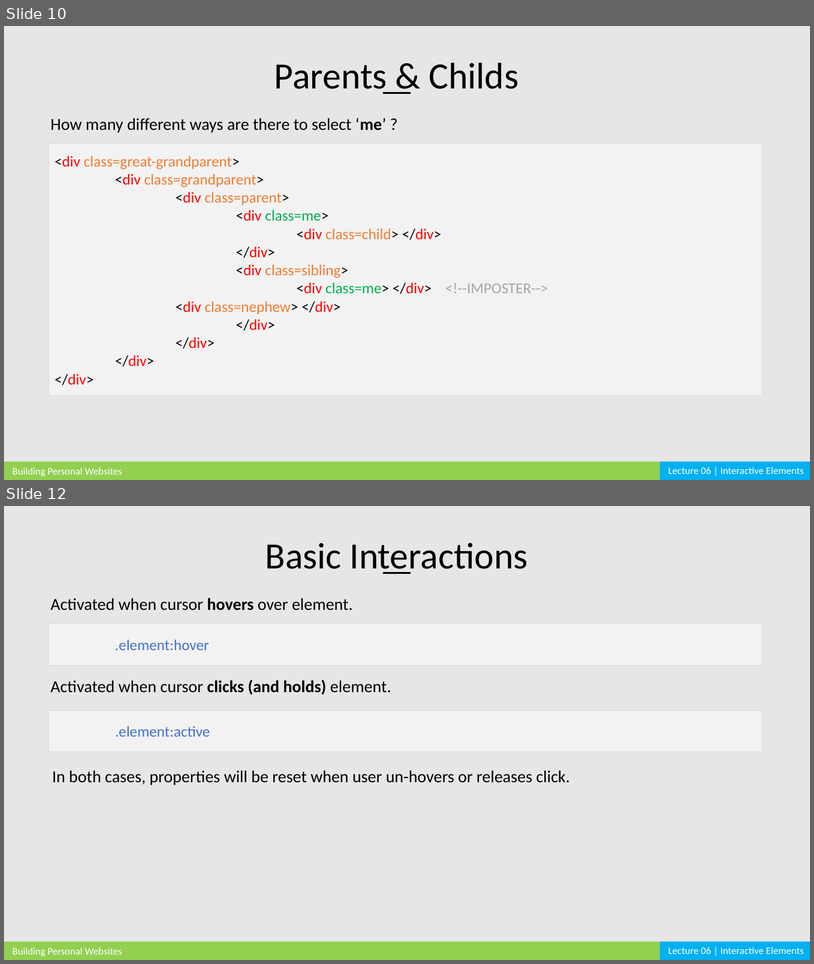
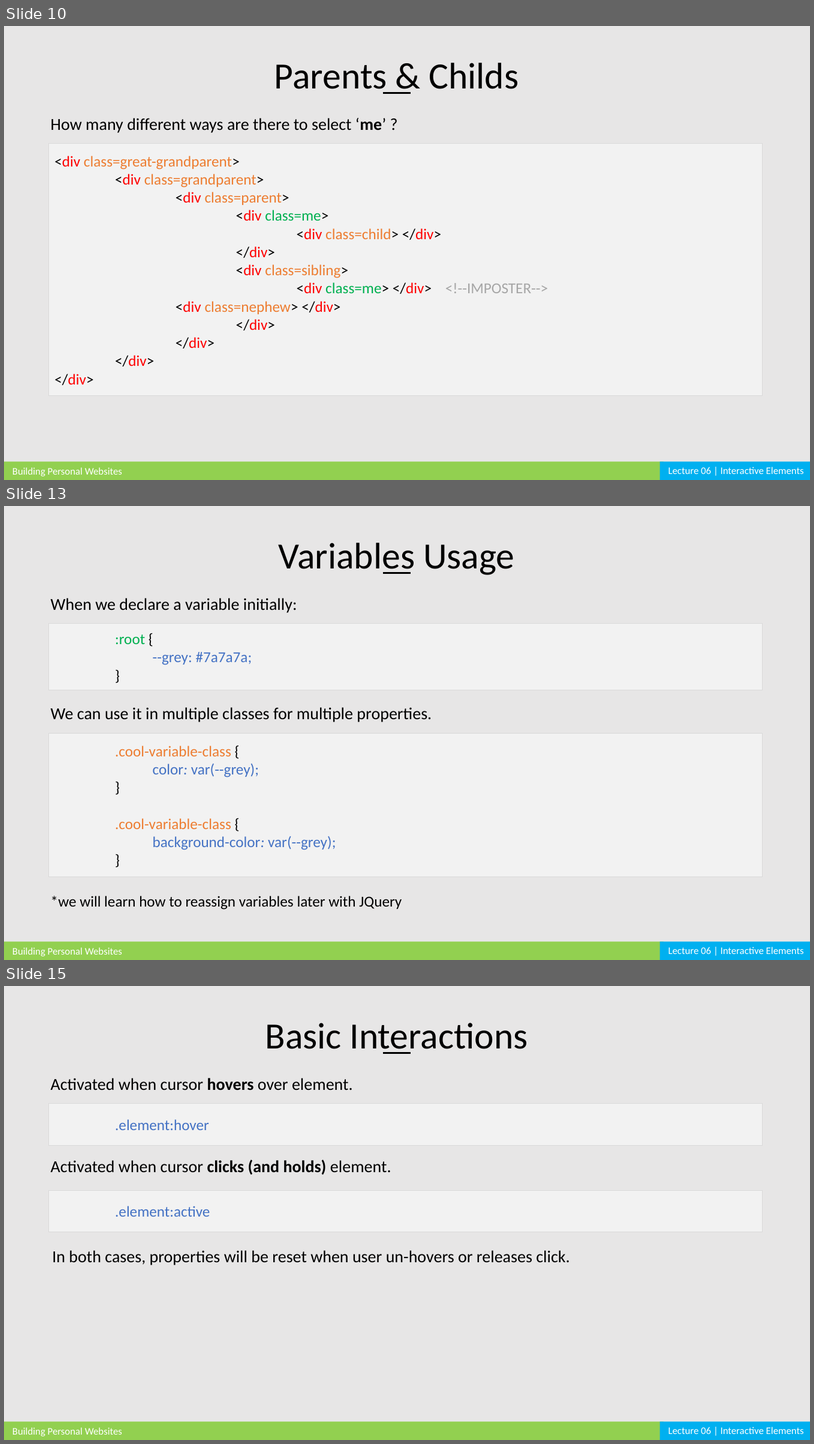
Before and after one commit to cardadfar/stuco_webdev_website, a slide deck: assets/lectures/BPW_Lecture_06.pptx. Shown one above the other, each under a label of ours: slides 10 and 12 before the commit, slides 10, 13 and 15 after it; the slides between them are not shown. The pictures are 814x964 and 814x1444 pixels, drawn with LibreOffice and Linux fonts; fonts in the diff are those of the drawing. Boxes give left, top, right and bottom in pixels: in the first picture for what was removed or moved away, otherwise in the second. Text is boxed around its words. In the diff, an @@ line names an element or a change of style, - is before the commit and + after.

```diff
--- a/assets/lectures/BPW_Lecture_06.pptx
+++ b/assets/lectures/BPW_Lecture_06.pptx
@@ slide 13 added at box(4, 506, 810, 960), background #E7E6E6 @@
@@ text added at box(279, 543, 515, 575), 44 pt, text #000000 @@
+Variables Usage
@@ line added from (383, 573) to (411, 573), #000000 2.25 pt @@
@@ text added at box(51, 598, 297, 613), 20 pt, text #000000 @@
+When we declare a variable initially:
@@ rectangle added at box(49, 624, 762, 690), fill #F2F2F2, outline #D9D9D9 0.25 pt, 18 pt, text #4472C4 @@
+:root {
+--grey: #7a7a7a;
+}
@@ text added at box(51, 707, 432, 722), 20 pt, text #000000 @@
+We can use it in multiple classes for multiple properties.
@@ rectangle added at box(49, 733, 762, 877), fill #F2F2F2, outline #D9D9D9 0.25 pt, 18 pt, text #4472C4 @@
+.cool-variable-class {
+color: var(--grey);
+}
+.cool-variable-class {
+background-color: var(--grey);
+}
@@ text added at box(51, 895, 402, 909), 18 pt, text #000000 @@
+*we will learn how to reassign variables later with JQuery
@@ rectangle added at box(4, 942, 664, 960), fill #92D050 @@
@@ text added at box(12, 947, 122, 956), 12 pt, text #FFFFFF @@
+Building Personal Websites
@@ rectangle added at box(660, 942, 810, 960), fill #00B0F0 @@
@@ text added at box(669, 946, 804, 954), 12 pt, text #FFFFFF @@
+Lecture 06 | Interactive Elements
@@ what was slide 12 is now slide 15 @@
```
Also in this commit, not shown: 2 slides changed, 2 other slides added, 12 other files.
